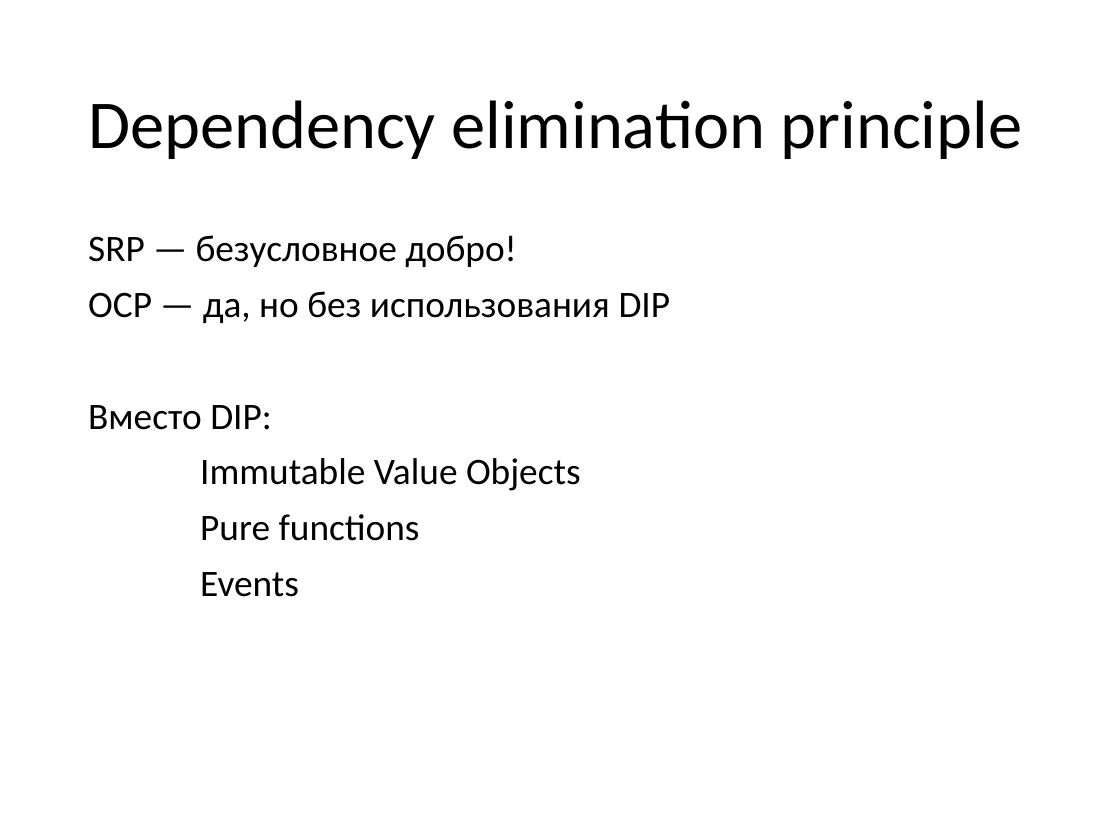
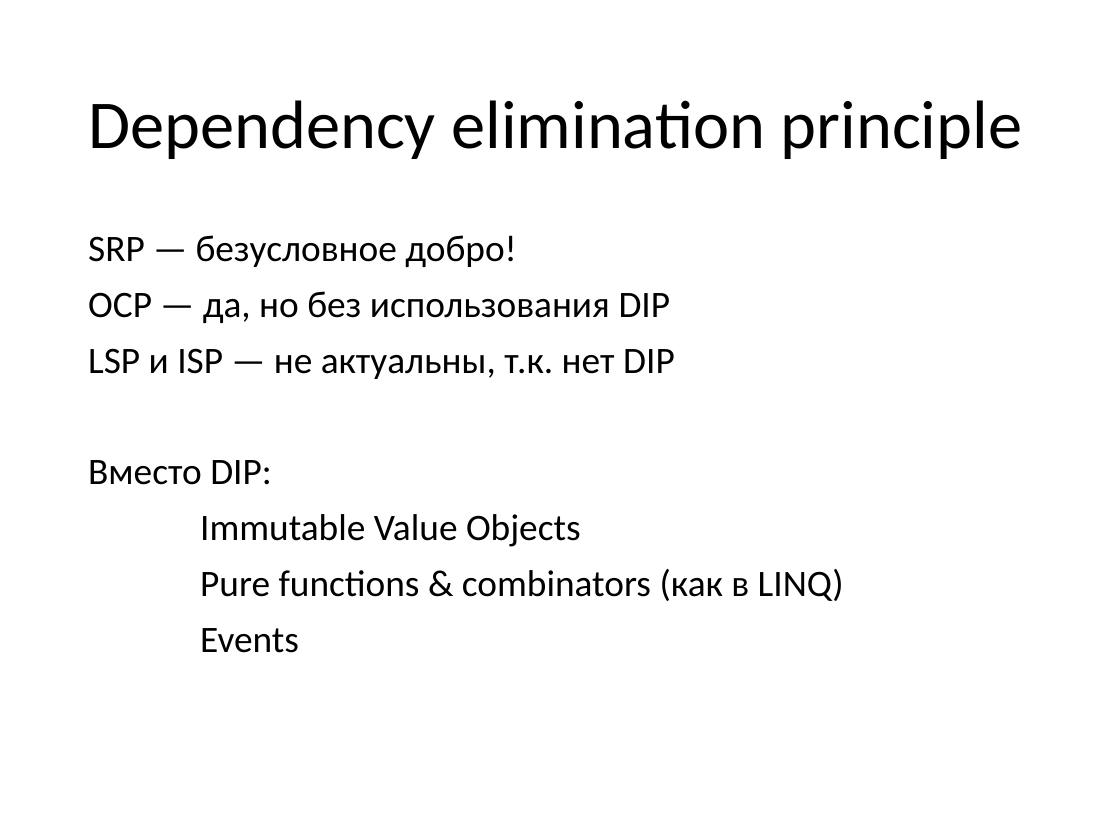
Before and after one commit to valertron/design, a slide deck: slide 98 of Design.pptx (slide 88 before the commit). Drawn at 1120x840 pixels with LibreOffice and Linux fonts; fonts in the diff are those of the drawing. Boxes give left, top, right and bottom in pixels: in the first picture for what was removed or moved away, otherwise in the second. Text is boxed around its words. In the diff, an @@ line names an element or a change of style, - is before the commit and + after.

```diff
--- a/Design.pptx
+++ b/Design.pptx
@@ text at (88, 348, 675, 379): paragraph added @@
+LSP и ISP — не актуальны, т.к. нет DIP
@@ text at (200, 569, 844, 601): text changed @@
-Pure functions
+Pure functions & combinators (как в LINQ)
```
Also in this commit, not shown: 17 other slides changed, 19 slides added, 2 slides removed, 1 other file.
